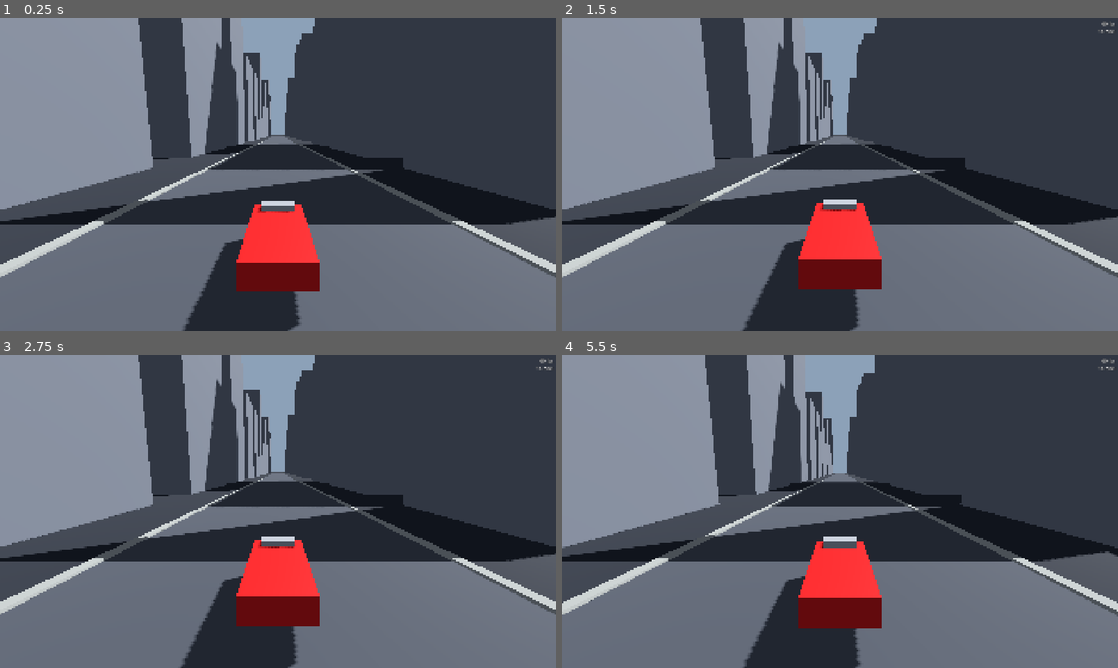
Above: before the commit, frames 1-4 (two rows, left to right).
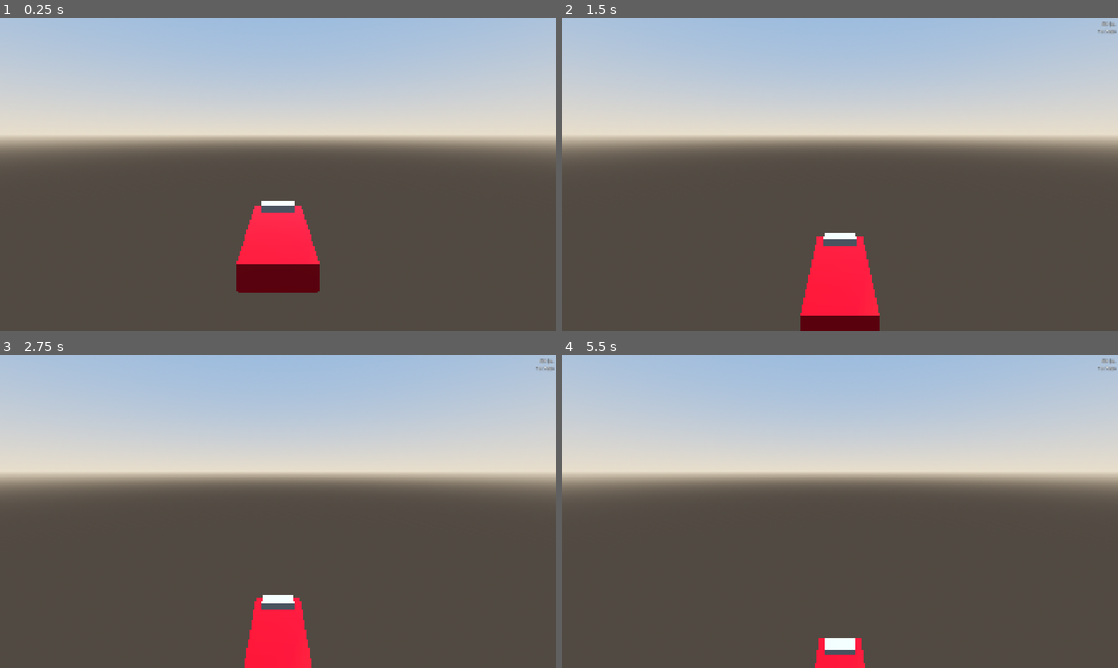
Above: after the commit, the same moments.

Repository: williamchong/hk-taxi-Q
Game: Godot game, scene res://scenes/main.tscn
Two runs of this game, one before a commit and one after it. Both use one fixed random seed, a clock stepped at 60 frames per second and the inputs below.
Inputs (mouse positions are in pixels of both pictures, inside the frame that each line leads up to):
- Up to frame 1 (0.25 s): no input
- Up to frame 2 (1.5 s): move the mouse to (962, 158) at 0.52 s; hold D (steer_right) 0.53-1.25 s; tap Space (drift) at 0.6 s; click (962, 158) at 0.67 s; drag from (728, 190) to (812, 237) at 1.27 s
- Up to frame 3 (2.75 s): move the mouse to (333, 442) at 2.02 s; hold D (steer_right) from 2.03 s (still down); tap E at 2.1 s
- Up to frame 4 (5.5 s): release D (steer_right) at 2.75 s; drag from (812, 574) to (673, 464) at 2.77 s; move the mouse to (1006, 558) at 3.52 s; hold A (steer_left) 3.53-4.25 s; hold Shift 3.53-4.25 s; drag from (673, 464) to (756, 433) at 4.27 s; move the mouse to (867, 511) at 5.02 s; hold S (brake_reverse) from 5.03 s (still down); tap C (look_back) at 5.1 s; click (867, 511) at 5.17 s

The runs differ from the first frame. In frame 1, 92% of the frame differs, in the area x 0-100%, y 0-100%; in frame 2, 95%; in frame 3, 95%; in frame 4, 95%.

Commit message:
✨ Drive the city in a browser from the HKCEC taxi stand
`main.tscn` boots the city drive scene instead of the P0-5 grey box, and
`tools/serve_web.py` serves the web export. That server is not a convenience:
the Web Demo preset sets thread_support, so the engine needs SharedArrayBuffer,
which browsers gate behind cross-origin isolation — without COOP and COEP the
build dies at startup with a bare "SharedArrayBuffer is not defined", and
`python -m http.server` sends neither.

Measured in Chrome: 119 fps median, worst frame 9.7 ms, no console errors, at
2880x1450; 830 ms warm boot to drivable, 307 MB tab memory. 48 draw calls
against a 150 budget, but 1.16 M triangles against 300k, because `city_drive`
loads every tile at LOD0 with no culling. Those numbers are now in the
performance table, which asked for measured values and held none. The boot
switch is a knowing Phase-1 placeholder: `scenes/dev/` is documented as not
shipped, and an export also needs the gitignored `assets/generated/`, so a
fresh clone boots to an empty world. P2-1 closes both.

The spawn moves to fare node f_004, "Expo Drive eastbound underneath HKCEC
Phase II" — a real Transport Department taxi stand, so the car starts where a
Hong Kong taxi would be waiting. It needs no projection to reproduce: `fares.py`
publishes `nearest_edge` and `edge_t` precisely so consumers do not redo the
work that stage did.

Deriving it turned up a bug in the spawn it replaces. Transform3D's 12-float
constructor fills Basis rows, but forward is -basis.z, which is a column. The
Hennessy spawn faced east at 96.5 degrees while sitting 2.01 m from the
centreline of the *westbound* carriageway, whose widened half-width is 5.12 m —
right road, wrong way, invisible at rest with no traffic to hit. Q8's drive test
ran against the legal flow. The user caught it from the driver's seat: the
harbour is north, and reaching it meant turning left, so the car was facing
east. That check is now in the docs, because it needs no tooling.

A transpose is NOT a 180 degree flip — it negates the yaw, mirroring the heading
about world -Z. Measured: 172 degrees wrong here, 180 for a due east-west
street, and zero for a north-south one, where it is a silent no-op. The earlier
wording would have told someone a broken literal was fine. The new spawn is
asserted against its edge vector with is_equal_approx, not ==, which fails on
the literal's own rounding.

Also moves the P1-2t terrain evaluation out of game/assets/generated to where
build_terrain writes it. An export exclusion would have lost to the manifest
sweep, which deletes anything the manifest does not name. That saved 4.6 MB of
PCK, not the ~48 MB its source size suggests — the embedded texture does not
survive glTF import. Q16 carries the correction; source bytes are not bundle
bytes, measured twice now.

Diff:
--- a/game/scenes/dev/city_drive.tscn
+++ b/game/scenes/dev/city_drive.tscn
@@ -31,11 +31,25 @@
 
 [node name="GoldenHour" parent="." instance=ExtResource("3_light")]
 
-; Westbound in the nearside lane of Hennessy Road. Derived, not eyeballed — see
-; docs/ARCHITECTURE.md "To drive it" for where the numbers come from and why the
-; car does not start on the centreline.
+; Eastbound in the nearside lane of Expo Drive, underneath HKCEC Phase II.
+;
+; Derived, not eyeballed, and from a published fact rather than from taste: it is
+; fare node f_004, "Expo Drive eastbound underneath HKCEC Phase II", a real taxi
+; stand in the Transport Department's data. The car starts where a Hong Kong taxi
+; would be waiting. Reproduce it from fares.json alone — f_004 publishes
+; nearest_edge 651 and edge_t 0.598491, so no projection is needed — by walking
+; that polyline in plan to edge_t and offsetting 2.56 m into the nearside lane.
+;
+; Y is road surface + 1.0 m. That is a drop height, not a measurement: the wheel
+; ray is 0.70 m, so the car starts 0.30 m clear and settles onto its suspension.
+; drive_harness.gd derives its fall floor from this, so moving the spawn moves
+; the floor.
+;
+; See docs/ARCHITECTURE.md "To drive it" for why the car must not start on the
+; centreline, and for the row-major trap in this literal — a transposed basis is
+; a silent no-op on a north-south street.
 [node name="Taxi" parent="." instance=ExtResource("4_taxi")]
-transform = Transform3D(-0.1131, 0, -0.9936, 0, 1, 0, 0.9936, 0, -0.1131, 243.4152, 4.6815, 697.9361)
+transform = Transform3D(0.0704, 0, -0.9975, 0, 1, 0, 0.9975, 0, 0.0704, 172.3485, 6.5796, 26.9396)
 
 [node name="CameraRig" type="SpringArm3D" parent="."]
 margin = 0.3
--- a/game/scenes/main.tscn
+++ b/game/scenes/main.tscn
@@ -1,7 +1,7 @@
 [gd_scene load_steps=2 format=3]
 
-[ext_resource type="PackedScene" path="res://scenes/dev/greybox.tscn" id="1_boot"]
+[ext_resource type="PackedScene" path="res://scenes/dev/city_drive.tscn" id="1_boot"]
 
 [node name="Main" type="Node"]
 
-[node name="Greybox" parent="." instance=ExtResource("1_boot")]
+[node name="CityDrive" parent="." instance=ExtResource("1_boot")]
--- a/game/scripts/city/drive_harness.gd
+++ b/game/scripts/city/drive_harness.gd
@@ -24,10 +24,12 @@
 ##
 ## Measured from the spawn rather than stated as a height, so this stays free of
 ## any particular city (CLAUDE.md hard rule 3). The margin has to clear the
-## deepest road below the start line: in Wan Chai that is the Cross Harbour
-## Tunnel, whose surface bottoms out at −9.1 m against a 4.7 m spawn, so 25 m is
-## about eleven metres of headroom. It also sets how long you spend watching
-## nothing — at this profile's 1.6 gravity scale, 25 m is 1.8 seconds.
+## deepest road below the start line: in Wan Chai that is the Central–Wan Chai
+## Bypass Tunnel, bottoming out at −9.08 m against the 6.58 m HKCEC spawn, so
+## 25 m leaves about **9.3 m** of headroom. ⚠️ That figure moves whenever the
+## spawn does, because the floor is derived from it — re-check it rather than
+## trusting this line. It also sets how long you spend watching nothing: at this
+## profile's 1.6 gravity scale, 25 m is 1.8 seconds.
 @export var fall_margin_m: float = 25.0
 
 var _vehicle: VehicleController
Not shown, changed: README.md
Not shown, changed: docs/ARCHITECTURE.md
Not shown, changed: docs/PROGRESS.md
Not shown, changed: etl/README.md
Not shown, added: ruff.toml
Not shown, added: tools/serve_web.py
